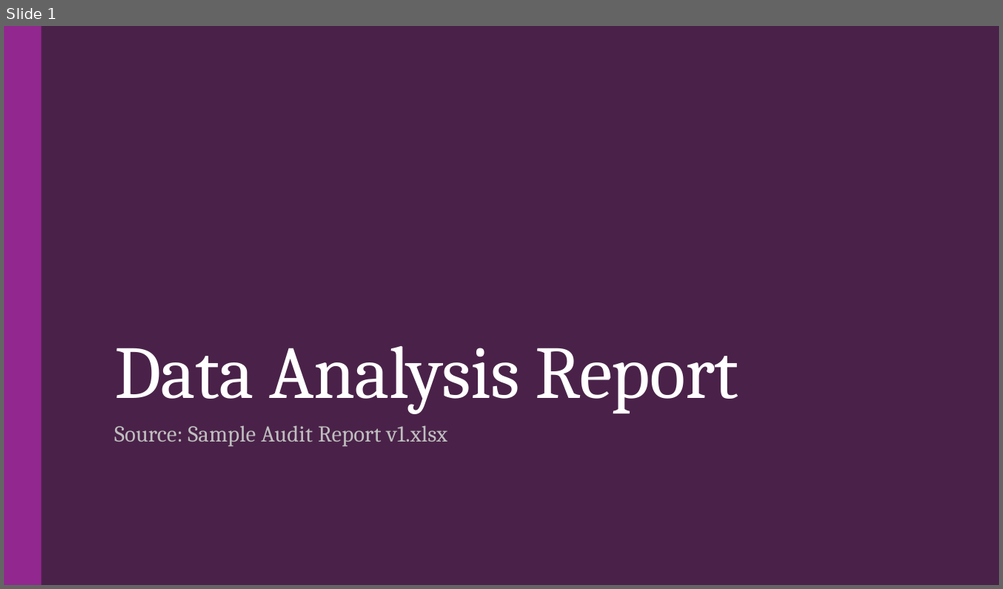
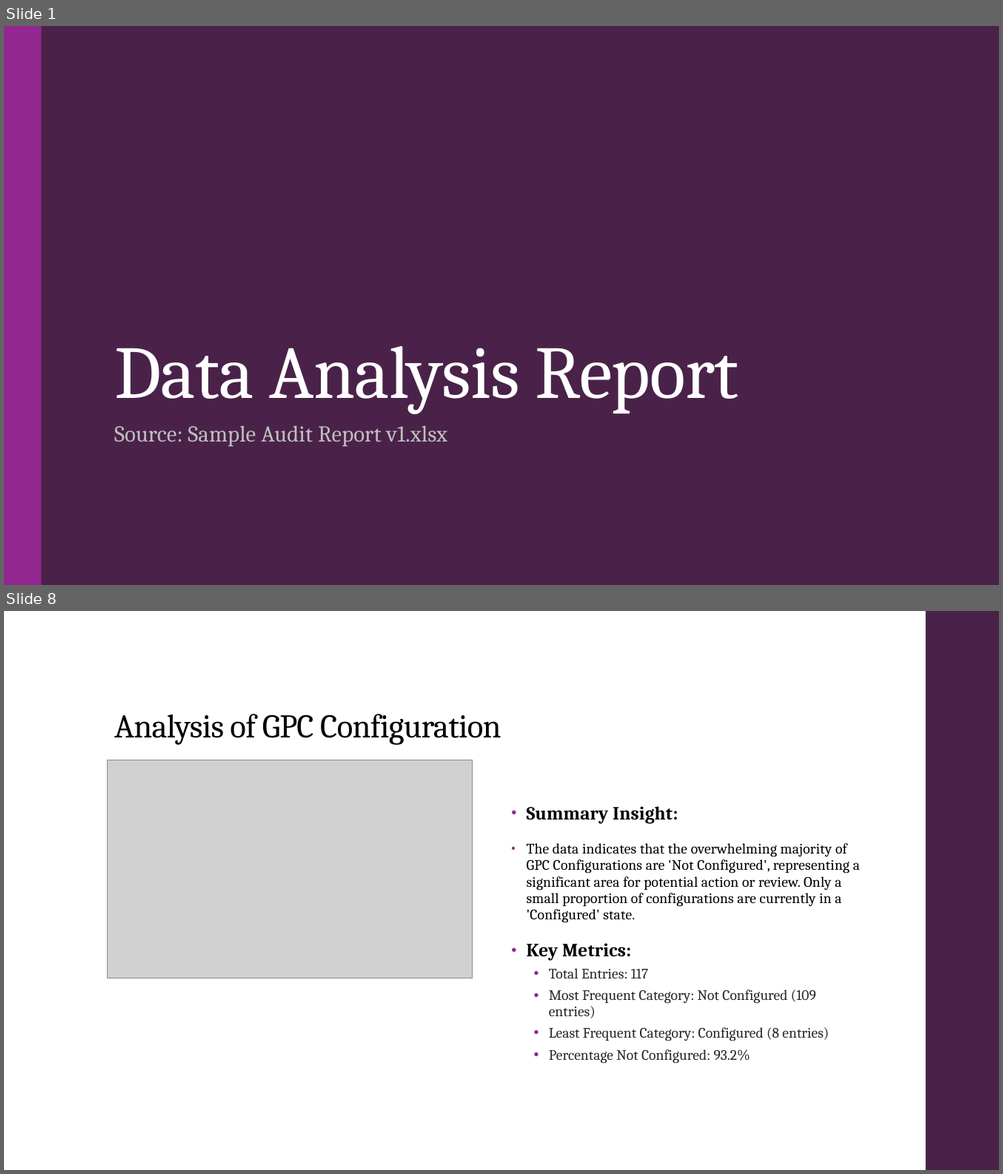
Before and after one commit to droy117/GT_Assignment_PPT_Ex, a slide deck: Debak/Data_Analysis_Report_Report.pptx. Shown one above the other, each under a label of ours: slide 1 before the commit, slides 1 and 8 after it; the slides between them are not shown. The pictures are 1003x589 and 1003x1174 pixels, drawn with LibreOffice and Linux fonts; fonts in the diff are those of the drawing; grey boxes stand for pictures. Boxes give left, top, right and bottom in pixels: in the first picture for what was removed or moved away, otherwise in the second. Text is boxed around its words. In the diff, an @@ line names an element or a change of style, - is before the commit and + after.

Commit message:
add AI insights

```diff
--- a/Debak/Data_Analysis_Report_Report.pptx
+++ b/Debak/Data_Analysis_Report_Report.pptx
@@ slide 8 added at bbox=[4, 611, 999, 1170], background #FFFFFF @@
@@ rectangle added at bbox=[925, 611, 999, 1170], fill #4A2249 @@
@@ title added at bbox=[114, 714, 501, 745], 32 pt, text #000000 @@
+Analysis of GPC Configuration
@@ picture added at bbox=[107, 760, 472, 979] @@
@@ text added at bbox=[526, 806, 859, 1064], 14 pt, text #000000 @@
+• Summary Insight:
+• The data indicates that the overwhelming majority of GPC Configurations are 'Not Configured', representing a significant area for potential action or review. Only a small proportion of configurations are currently in a 'Configured' state.
+• Key Metrics:
+  • Total Entries: 117
+  • Most Frequent Category: Not Configured (109 entries)
+  • Least Frequent Category: Configured (8 entries)
+  • Percentage Not Configured: 93.2%
```
Also in this commit, not shown: 3 slides changed, 10 other slides added, 9 slides removed, 6 other files.
